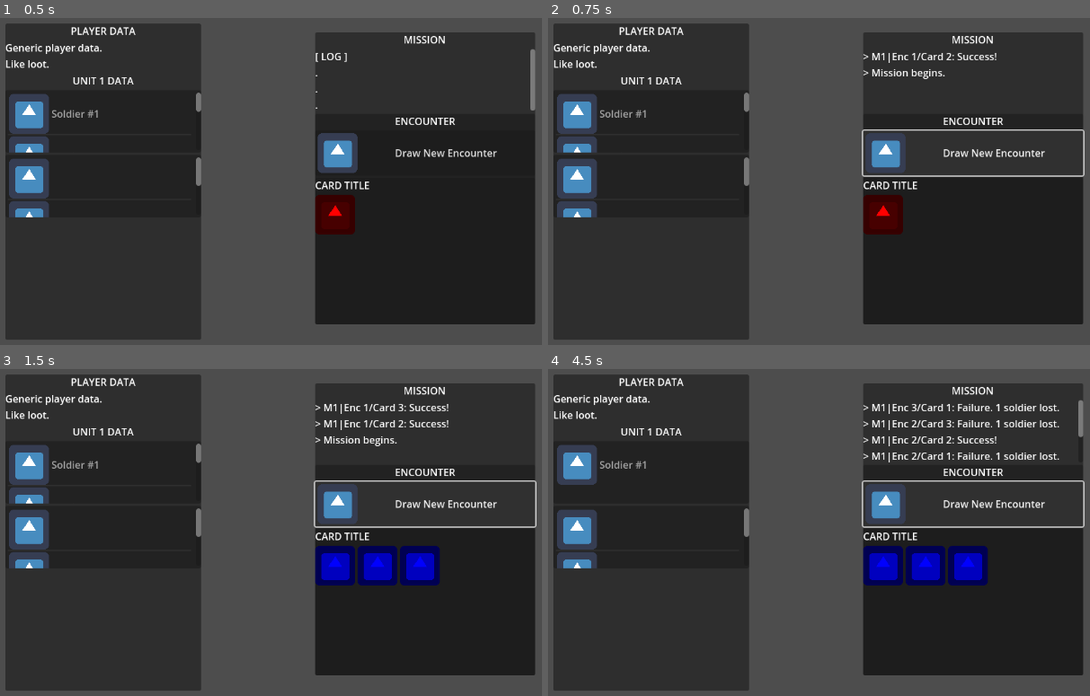
Above: before the commit, frames 1-4 (two rows, left to right).
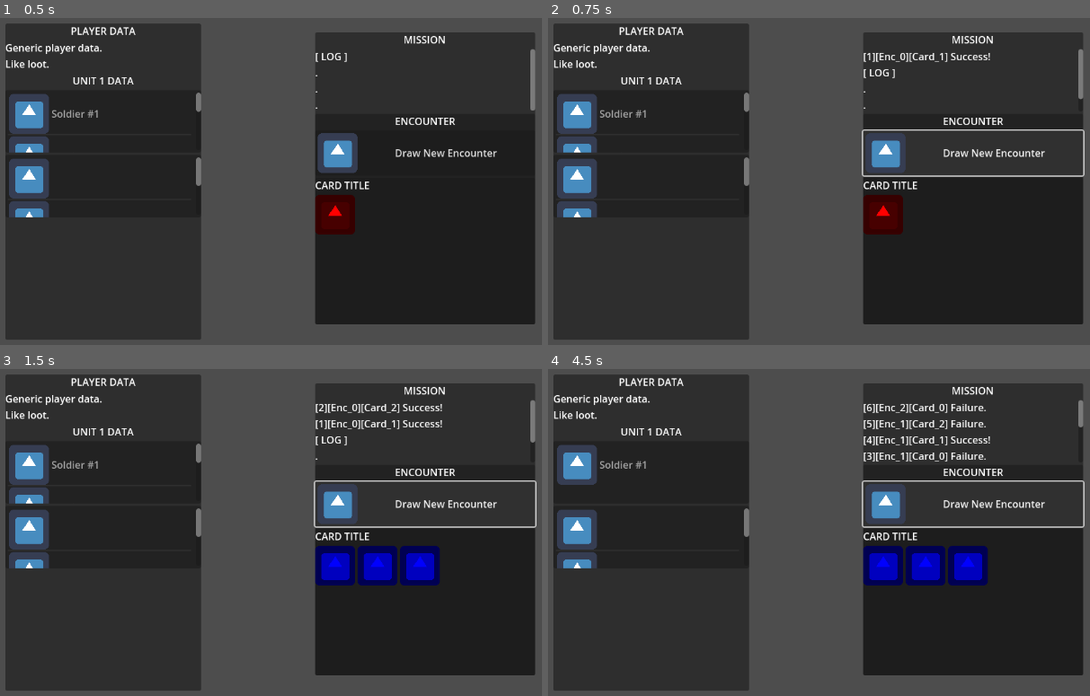
Above: after the commit, the same moments.

Repository: Shoes01/crying-suns-like
Game: Godot game, scene res://Main.tscn
Two runs of this game, one before a commit and one after it. Both use one fixed random seed, a clock stepped at 60 frames per second and the inputs below. The engine's default icon, where the game draws it, is replaced by a stand-in: a white triangle on a blue panel in a dark square.
Inputs:
- Up to frame 1 (0.5 s): no input
- Up to frame 2 (0.75 s): click "Draw New Encounter" at 0.5 s
- Up to frame 3 (1.5 s): click "Draw New Encounter" at 1.25 s
- Up to frame 4 (4.5 s): click "Draw New Encounter" at 2 s; tap Enter at 2.75, 4.25 s; tap Space at 3.5 s

Frame 1 is identical in both runs. In frame 2, 0.7% of the frame differs, in the area x 58-99%, y 9-28%; in frame 3, 1.1%; in frame 4, 1.9%, in the area x 58-99%, y 10-29%.
Error before the commit: Invalid call. Nonexistent function 'change_scene' in base 'SceneTree'. (res://Main.gd:145)
Error after the commit: Invalid call. Nonexistent function 'change_scene' in base 'SceneTree'. (res://Main.gd:151)

Commit message:
Improve log

Diff:
--- a/Main.gd
+++ b/Main.gd
@@ -125,17 +125,23 @@
 
 
 func update_log(battle_succes: bool, mission_count: int, encounter_count: int, card_count: int) -> void:
-	var log = $MissionPanel/VBoxContainer/LogScroll/LogText # NEW
-	var log_text: String = $Panel/VBoxContainer/Control/Log.get_text()
-	var new_text : String
+	var log = $MissionPanel/VBoxContainer/LogScroll/LogText
+	var log_text = log.get_text()
+	var new_text : String = ""
+	# Timestamp.
+	new_text += "[" + str(battle_counter) + "]"
+	# Encounter.
+	new_text += "[Enc_" + str(encounter_count) + "]"
+	# Card.
+	new_text += "[Card_" + str(card_count) + "] "
+	# Success message.
 	if battle_succes:
-		new_text = "> M" + str(mission_count) + "|Enc " + str(encounter_count + 1) + "/Card " + str(card_count + 1) + ": Success!"
+		new_text += "Success!"
 	else:
-		new_text = "> M" + str(mission_count) + "|Enc " + str(encounter_count + 1) + "/Card " + str(card_count + 1) + ": Failure. 1 soldier lost."
-
+		new_text += "Failure."
+	# Update log.
 	log_text = new_text + "\n" + log_text
-	$Panel/VBoxContainer/Control/Log.set_text(log_text)
-	log.set_text(log_text) # NEW
+	log.set_text(log_text)
 
 
 func check_player() -> void:
Not shown, changed: NOTES.md
